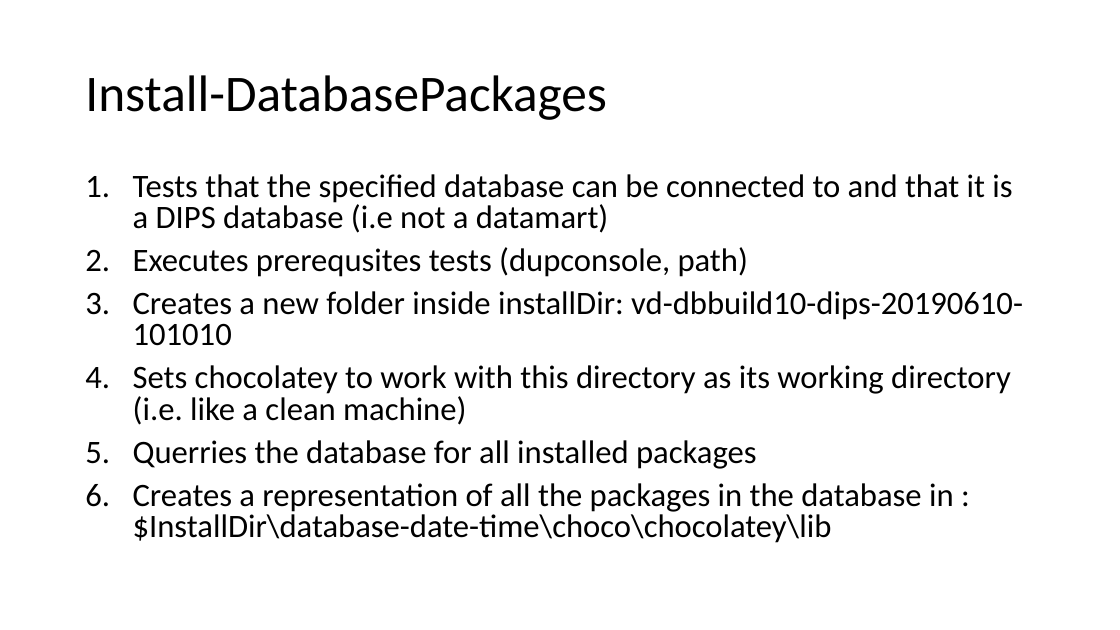
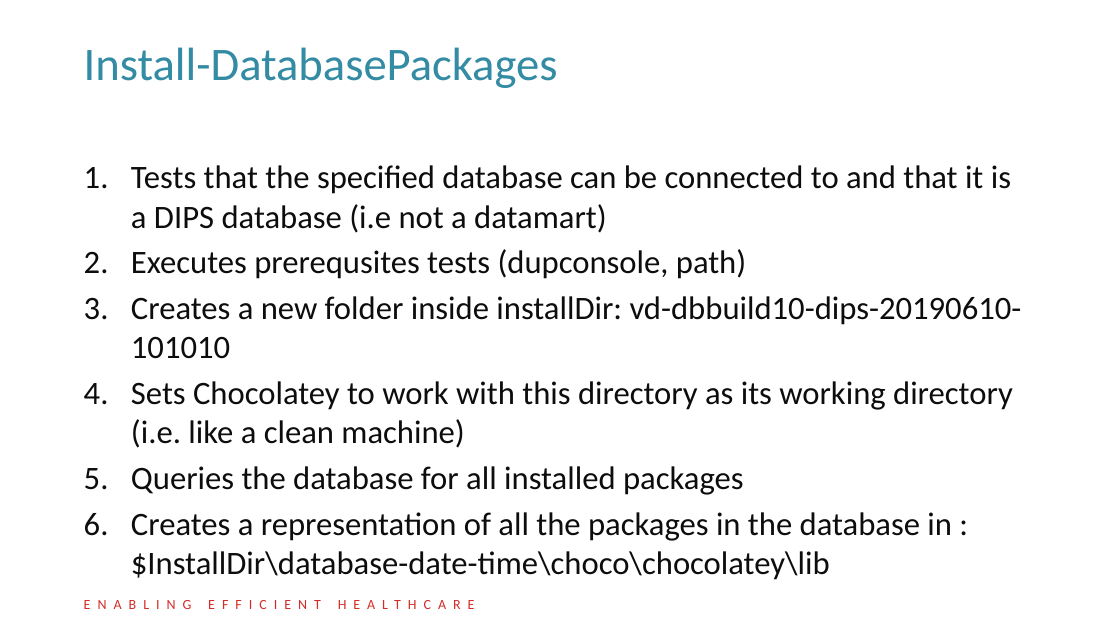
Before and after one commit to DIPSAS/InstallationTech, a slide deck: slide 63 of presentation/InstallationCourse.pptx (slide 59 before the commit). Drawn at 1120x630 pixels with LibreOffice and Linux fonts; fonts in the diff are those of the drawing; background and template pictures are left out. Boxes give left, top, right and bottom in pixels: in the first picture for what was removed or moved away, otherwise in the second. Text is boxed around its words. In the diff, an @@ line names an element or a change of style, - is before the commit and + after.

Commit message:
Added DIPS theme. Corrected some typos. Added slides for DIPS Delivery Process.

```diff
--- a/presentation/InstallationCourse.pptx
+++ b/presentation/InstallationCourse.pptx
@@ title "Install-DatabasePackages": place and size @@
-title "Install-DatabasePackages" at bbox=[85, 75, 607, 120]
+title "Install-DatabasePackages" at bbox=[84, 47, 558, 88]
@@ title "Install-DatabasePackages" at bbox=[84, 47, 558, 88]: size 44 to 40 pt, text colour #000000 to #338BA4; line spacing 0.9 to 34pt @@
@@ text "Tests that the specified database ...": place and size @@
-text "Tests that the specified database ..." at bbox=[133, 174, 1023, 543]
+text "Tests that the specified database ..." at bbox=[131, 165, 1022, 580]
@@ text at bbox=[131, 165, 1022, 580]: text colour #000000 to #0D0D0D in "Tests that the specified database can be ...", "Executes prerequsites tests (dupconsole, path)", "Creates a new folder inside installDir: vd-dbbuild10-dips-20 ...", "Creates a representation of all the packages ..."; line spacing 0.8 to 1; less space between paragraphs @@
@@ text at bbox=[131, 381, 1013, 495]: text changed; text colour #000000 to #0D0D0D @@
-4. Sets chocolatey to work with this directory as its working directory (i.e. like a clean machine)
-5. Querries the database for all installed packages
+4. Sets Chocolatey to work with this directory as its working directory (i.e. like a clean machine)
+5. Queries the database for all installed packages
@@ text added at bbox=[84, 596, 485, 613], 12 pt, text #D32D28, small capitals @@
+ENABLING EFFICIENT HEALTHCARE
```
Also in this commit, not shown: 67 other slides changed, 4 slides added.
